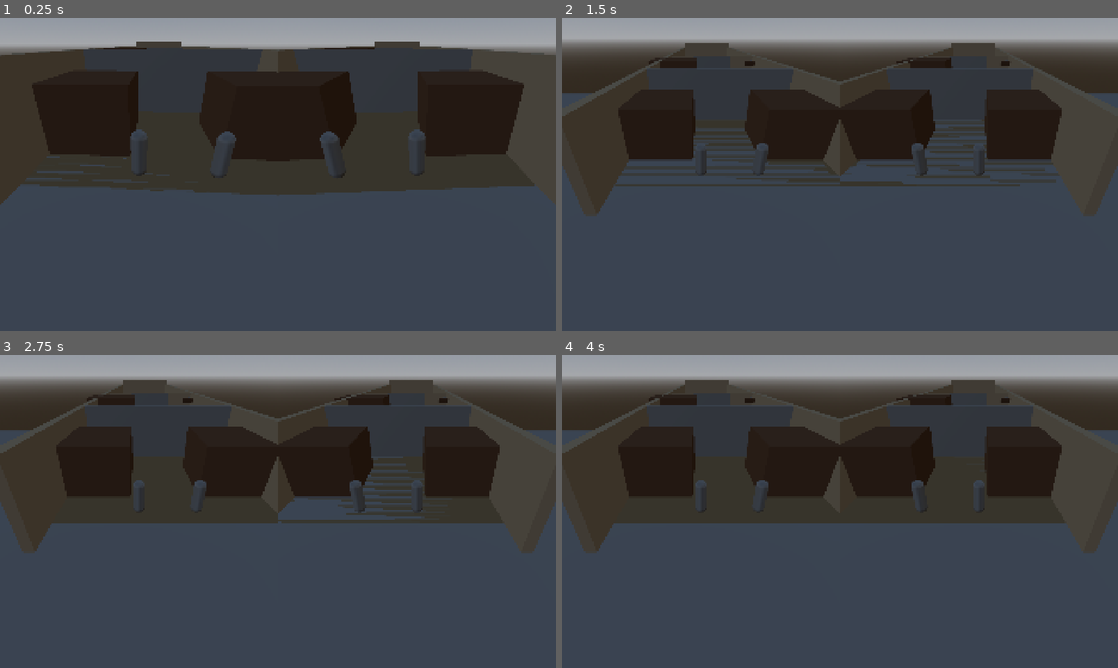
Above: before the commit, frames 1-4 (two rows, left to right).
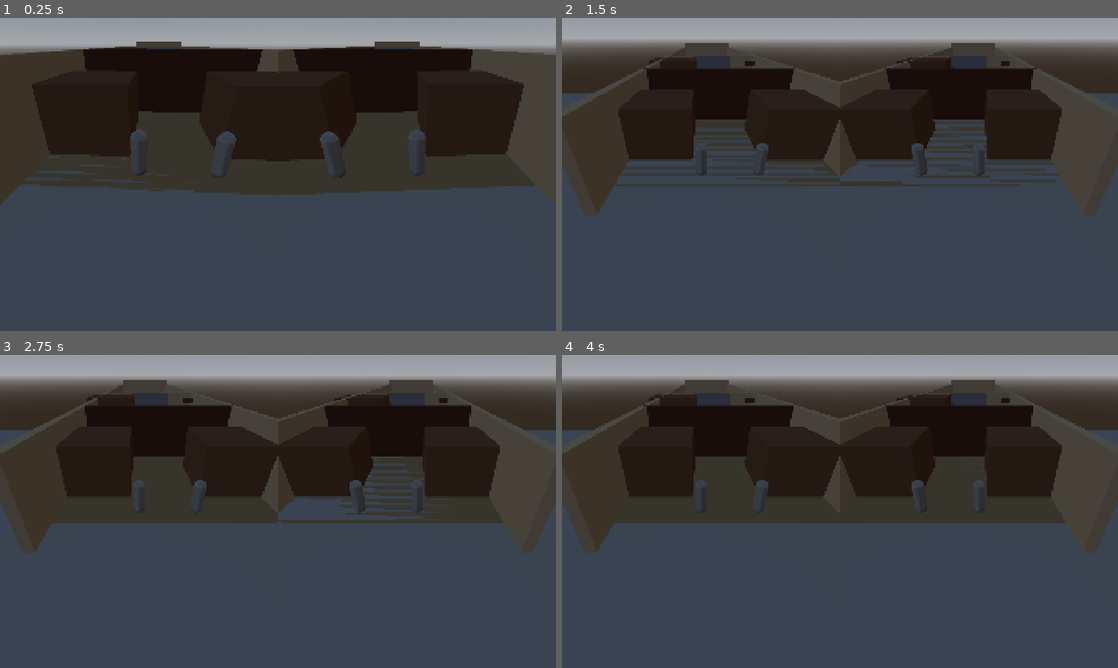
Above: after the commit, the same moments.

Repository: butanodoudou/Gwanur
Game: Godot game, scene res://scenes/main.tscn
Two runs of this game, one before a commit and one after it. Both use one fixed random seed, a clock stepped at 60 frames per second and the inputs below. Before the commit the project has no main scene; this scene is started directly in both runs.
Inputs:
- Up to frame 1 (0.25 s): no input
- Up to frame 2 (1.5 s): tap E (joueur1_interagir) at 0.6, 1.35 s
- Up to frame 3 (2.75 s): tap E (joueur1_interagir) at 2.1 s
- Up to frame 4 (4 s): tap E (joueur1_interagir) at 2.85, 3.6 s; tap Enter at 3.5 s

The runs differ from the first frame. In frame 1, 7.6% of the frame differs, in the area x 15-85%, y 10-31%; in frame 2, 5.4%; in frame 3, 5.4%; in frame 4, 5.4%.

Commit message:
fix: manette contrôle Mira (joueur 2) et puzzles colorisés
- joueur1 = clavier uniquement (suppression des events joypad device:0)
- joueur2 = manette device:0 (première manette branchée)
- zone1.gd colorie les meshes des puzzles au démarrage pour les rendre visibles

Co-Authored-By: Claude Sonnet 4.6 <noreply@anthropic.com>

Diff:
--- a/project.godot
+++ b/project.godot
@@ -18,9 +18,15 @@
 config/description="Local co-op exploration and puzzle game. Two half-elf twins, Kael and Mira, solve puzzles together in a medieval heroic fantasy world."
 config/version="0.1.0"
 config/tags=PackedStringArray("co-op", "puzzle", "fantasy")
+run/main_scene="res://scenes/main.tscn"
 config/features=PackedStringArray("4.6", "Forward Plus")
 config/run/main_scene="res://scenes/main.tscn"
 config/run/max_fps=60
+
+[autoload]
+
+GameManager="*res://scripts/globals/game_manager.gd"
+DialogueManager="*res://scripts/globals/dialogue_manager.gd"
 
 [display]
 
@@ -33,62 +39,75 @@
 
 joueur1_haut={
 "deadzone": 0.2,
-"events": [Object(InputEventJoypadMotion,"resource_local_to_scene":false,"resource_name":"","device":0,"axis":1,"axis_value":-1.0,"script":null), Object(InputEventJoypadButton,"resource_local_to_scene":false,"resource_name":"","device":0,"button_index":12,"pressure":0.0,"pressed":false,"script":null), Object(InputEventKey,"resource_local_to_scene":false,"resource_name":"","device":-1,"window_id":0,"alt_pressed":false,"shift_pressed":false,"ctrl_pressed":false,"meta_pressed":false,"pressed":false,"keycode":90,"physical_keycode":0,"key_label":0,"unicode":0,"location":0,"echo":false,"script":null)]
+"events": [Object(InputEventKey,"resource_local_to_scene":false,"resource_name":"","device":-1,"window_id":0,"alt_pressed":false,"shift_pressed":false,"ctrl_pressed":false,"meta_pressed":false,"pressed":false,"keycode":90,"physical_keycode":0,"key_label":0,"unicode":0,"location":0,"echo":false,"script":null)
+]
 }
 joueur1_bas={
 "deadzone": 0.2,
-"events": [Object(InputEventJoypadMotion,"resource_local_to_scene":false,"resource_name":"","device":0,"axis":1,"axis_value":1.0,"script":null), Object(InputEventJoypadButton,"resource_local_to_scene":false,"resource_name":"","device":0,"button_index":13,"pressure":0.0,"pressed":false,"script":null), Object(InputEventKey,"resource_local_to_scene":false,"resource_name":"","device":-1,"window_id":0,"alt_pressed":false,"shift_pressed":false,"ctrl_pressed":false,"meta_pressed":false,"pressed":false,"keycode":83,"physical_keycode":0,"key_label":0,"unicode":0,"location":0,"echo":false,"script":null)]
+"events": [Object(InputEventKey,"resource_local_to_scene":false,"resource_name":"","device":-1,"window_id":0,"alt_pressed":false,"shift_pressed":false,"ctrl_pressed":false,"meta_pressed":false,"pressed":false,"keycode":83,"physical_keycode":0,"key_label":0,"unicode":0,"location":0,"echo":false,"script":null)
+]
 }
 joueur1_gauche={
 "deadzone": 0.2,
-"events": [Object(InputEventJoypadMotion,"resource_local_to_scene":false,"resource_name":"","device":0,"axis":0,"axis_value":-1.0,"script":null), Object(InputEventJoypadButton,"resource_local_to_scene":false,"resource_name":"","device":0,"button_index":14,"pressure":0.0,"pressed":false,"script":null), Object(InputEventKey,"resource_local_to_scene":false,"resource_name":"","device":-1,"window_id":0,"alt_pressed":false,"shift_pressed":false,"ctrl_pressed":false,"meta_pressed":false,"pressed":false,"keycode":81,"physical_keycode":0,"key_label":0,"unicode":0,"location":0,"echo":false,"script":null)]
+"events": [Object(InputEventKey,"resource_local_to_scene":false,"resource_name":"","device":-1,"window_id":0,"alt_pressed":false,"shift_pressed":false,"ctrl_pressed":false,"meta_pressed":false,"pressed":false,"keycode":81,"physical_keycode":0,"key_label":0,"unicode":0,"location":0,"echo":false,"script":null)
+]
 }
 joueur1_droite={
 "deadzone": 0.2,
-"events": [Object(InputEventJoypadMotion,"resource_local_to_scene":false,"resource_name":"","device":0,"axis":0,"axis_value":1.0,"script":null), Object(InputEventJoypadButton,"resource_local_to_scene":false,"resource_name":"","device":0,"button_index":15,"pressure":0.0,"pressed":false,"script":null), Object(InputEventKey,"resource_local_to_scene":false,"resource_name":"","device":-1,"window_id":0,"alt_pressed":false,"shift_pressed":false,"ctrl_pressed":false,"meta_pressed":false,"pressed":false,"keycode":68,"physical_keycode":0,"key_label":0,"unicode":0,"location":0,"echo":false,"script":null)]
+"events": [Object(InputEventKey,"resource_local_to_scene":false,"resource_name":"","device":-1,"window_id":0,"alt_pressed":false,"shift_pressed":false,"ctrl_pressed":false,"meta_pressed":false,"pressed":false,"keycode":68,"physical_keycode":0,"key_label":0,"unicode":0,"location":0,"echo":false,"script":null)
+]
 }
 joueur1_interagir={
 "deadzone": 0.2,
-"events": [Object(InputEventJoypadButton,"resource_local_to_scene":false,"resource_name":"","device":0,"button_index":0,"pressure":0.0,"pressed":false,"script":null), Object(InputEventKey,"resource_local_to_scene":false,"resource_name":"","device":-1,"window_id":0,"alt_pressed":false,"shift_pressed":false,"ctrl_pressed":false,"meta_pressed":false,"pressed":false,"keycode":69,"physical_keycode":0,"key_label":0,"unicode":0,"location":0,"echo":false,"script":null)]
+"events": [Object(InputEventKey,"resource_local_to_scene":false,"resource_name":"","device":-1,"window_id":0,"alt_pressed":false,"shift_pressed":false,"ctrl_pressed":false,"meta_pressed":false,"pressed":false,"keycode":69,"physical_keycode":0,"key_label":0,"unicode":0,"location":0,"echo":false,"script":null)
+]
 }
 joueur1_skill1={
 "deadzone": 0.2,
-"events": [Object(InputEventJoypadButton,"resource_local_to_scene":false,"resource_name":"","device":0,"button_index":2,"pressure":0.0,"pressed":false,"script":null), Object(InputEventKey,"resource_local_to_scene":false,"resource_name":"","device":-1,"window_id":0,"alt_pressed":false,"shift_pressed":false,"ctrl_pressed":false,"meta_pressed":false,"pressed":false,"keycode":65,"physical_keycode":0,"key_label":0,"unicode":0,"location":0,"echo":false,"script":null)]
+"events": [Object(InputEventKey,"resource_local_to_scene":false,"resource_name":"","device":-1,"window_id":0,"alt_pressed":false,"shift_pressed":false,"ctrl_pressed":false,"meta_pressed":false,"pressed":false,"keycode":65,"physical_keycode":0,"key_label":0,"unicode":0,"location":0,"echo":false,"script":null)
+]
 }
 joueur1_skill2={
 "deadzone": 0.2,
-"events": [Object(InputEventJoypadButton,"resource_local_to_scene":false,"resource_name":"","device":0,"button_index":3,"pressure":0.0,"pressed":false,"script":null), Object(InputEventKey,"resource_local_to_scene":false,"resource_name":"","device":-1,"window_id":0,"alt_pressed":false,"shift_pressed":false,"ctrl_pressed":false,"meta_pressed":false,"pressed":false,"keycode":82,"physical_keycode":0,"key_label":0,"unicode":0,"location":0,"echo":false,"script":null)]
+"events": [Object(InputEventKey,"resource_local_to_scene":false,"resource_name":"","device":-1,"window_id":0,"alt_pressed":false,"shift_pressed":false,"ctrl_pressed":false,"meta_pressed":false,"pressed":false,"keycode":82,"physical_keycode":0,"key_label":0,"unicode":0,"location":0,"echo":false,"script":null)
+]
 }
 joueur2_haut={
 "deadzone": 0.2,
-"events": [Object(InputEventJoypadMotion,"resource_local_to_scene":false,"resource_name":"","device":1,"axis":1,"axis_value":-1.0,"script":null), Object(InputEventJoypadButton,"resource_local_to_scene":false,"resource_name":"","device":1,"button_index":12,"pressure":0.0,"pressed":false,"script":null)]
+"events": [Object(InputEventJoypadMotion,"resource_local_to_scene":false,"resource_name":"","device":0,"axis":1,"axis_value":-1.0,"script":null)
+, Object(InputEventJoypadButton,"resource_local_to_scene":false,"resource_name":"","device":0,"button_index":12,"pressure":0.0,"pressed":false,"script":null)
+]
 }
 joueur2_bas={
 "deadzone": 0.2,
-"events": [Object(InputEventJoypadMotion,"resource_local_to_scene":false,"resource_name":"","device":1,"axis":1,"axis_value":1.0,"script":null), Object(InputEventJoypadButton,"resource_local_to_scene":false,"resource_name":"","device":1,"button_index":13,"pressure":0.0,"pressed":false,"script":null)]
+"events": [Object(InputEventJoypadMotion,"resource_local_to_scene":false,"resource_name":"","device":0,"axis":1,"axis_value":1.0,"script":null)
+, Object(InputEventJoypadButton,"resource_local_to_scene":false,"resource_name":"","device":0,"button_index":13,"pressure":0.0,"pressed":false,"script":null)
+]
 }
 joueur2_gauche={
 "deadzone": 0.2,
-"events": [Object(InputEventJoypadMotion,"resource_local_to_scene":false,"resource_name":"","device":1,"axis":0,"axis_value":-1.0,"script":null), Object(InputEventJoypadButton,"resource_local_to_scene":false,"resource_name":"","device":1,"button_index":14,"pressure":0.0,"pressed":false,"script":null)]
+"events": [Object(InputEventJoypadMotion,"resource_local_to_scene":false,"resource_name":"","device":0,"axis":0,"axis_value":-1.0,"script":null)
+, Object(InputEventJoypadButton,"resource_local_to_scene":false,"resource_name":"","device":0,"button_index":14,"pressure":0.0,"pressed":false,"script":null)
+]
 }
 joueur2_droite={
 "deadzone": 0.2,
-"events": [Object(InputEventJoypadMotion,"resource_local_to_scene":false,"resource_name":"","device":1,"axis":0,"axis_value":1.0,"script":null), Object(InputEventJoypadButton,"resource_local_to_scene":false,"resource_name":"","device":1,"button_index":15,"pressure":0.0,"pressed":false,"script":null)]
+"events": [Object(InputEventJoypadMotion,"resource_local_to_scene":false,"resource_name":"","device":0,"axis":0,"axis_value":1.0,"script":null)
+, Object(InputEventJoypadButton,"resource_local_to_scene":false,"resource_name":"","device":0,"button_index":15,"pressure":0.0,"pressed":false,"script":null)
+]
 }
 joueur2_interagir={
 "deadzone": 0.2,
-"events": [Object(InputEventJoypadButton,"resource_local_to_scene":false,"resource_name":"","device":1,"button_index":0,"pressure":0.0,"pressed":false,"script":null)]
+"events": [Object(InputEventJoypadButton,"resource_local_to_scene":false,"resource_name":"","device":0,"button_index":0,"pressure":0.0,"pressed":false,"script":null)
+]
 }
 joueur2_skill1={
 "deadzone": 0.2,
-"events": [Object(InputEventJoypadButton,"resource_local_to_scene":false,"resource_name":"","device":1,"button_index":2,"pressure":0.0,"pressed":false,"script":null)]
+"events": [Object(InputEventJoypadButton,"resource_local_to_scene":false,"resource_name":"","device":0,"button_index":2,"pressure":0.0,"pressed":false,"script":null)
+]
 }
 joueur2_skill2={
 "deadzone": 0.2,
-"events": [Object(InputEventJoypadButton,"resource_local_to_scene":false,"resource_name":"","device":1,"button_index":3,"pressure":0.0,"pressed":false,"script":null)]
+"events": [Object(InputEventJoypadButton,"resource_local_to_scene":false,"resource_name":"","device":0,"button_index":3,"pressure":0.0,"pressed":false,"script":null)
+]
 }
-
-[autoload]
-
-GameManager="*res://scripts/globals/game_manager.gd"
-DialogueManager="*res://scripts/globals/dialogue_manager.gd"
--- a/scripts/zones/zone1.gd
+++ b/scripts/zones/zone1.gd
@@ -30,6 +30,7 @@
 func _ready() -> void:
 	set_process(false)
 	_construire_village()
+	_coloriser_puzzles()
 	_configurer_echo_liane()
 	_connecter_puzzles()
 
@@ -163,6 +164,17 @@
 # HELPERS — CRÉATION DE GÉOMÉTRIE
 # ──────────────────────────────────────────────────────────────────────────
 
+func _coloriser_puzzles() -> void:
+	_appliquer_couleur($Puzzle1PorteDouble/Porte/MeshInstance3D, Color(0.30, 0.15, 0.08))
+	_appliquer_couleur($Puzzle2Oiseau/Grille/MeshInstance3D, Color(0.50, 0.50, 0.55))
+	_appliquer_couleur($Puzzle3RoueEau/RoueEau/MeshInstance3D, Color(0.35, 0.22, 0.12))
+	_appliquer_couleur($Puzzle3RoueEau/Pont/MeshInstance3D, Color(0.45, 0.32, 0.18))
+
+func _appliquer_couleur(mi: MeshInstance3D, couleur: Color) -> void:
+	var mat := StandardMaterial3D.new()
+	mat.albedo_color = couleur
+	mi.set_surface_override_material(0, mat)
+
 func _sol(taille: Vector3, pos: Vector3) -> void:
 	_bloc(taille, pos, COULEUR_SOL)
 
